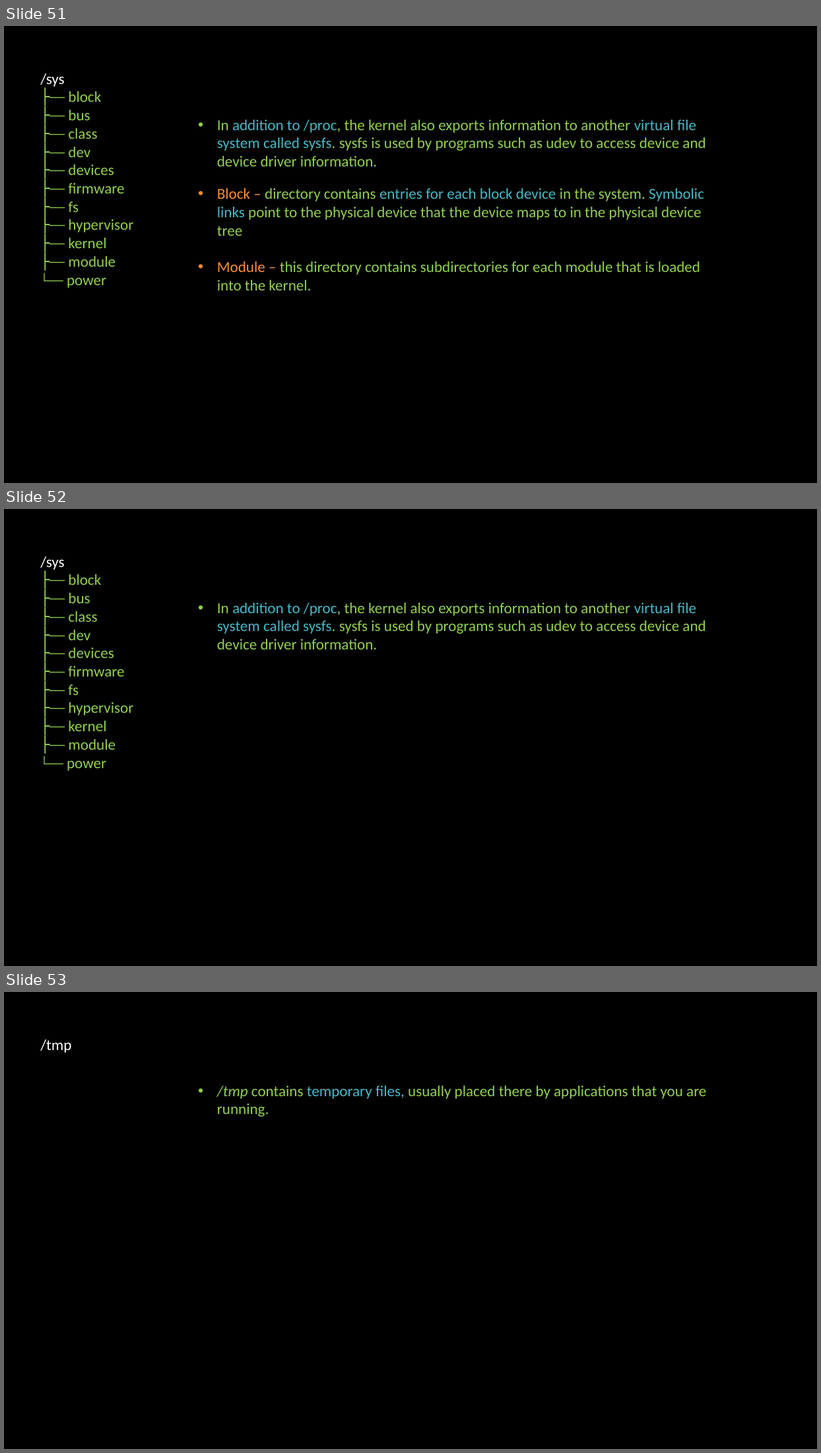
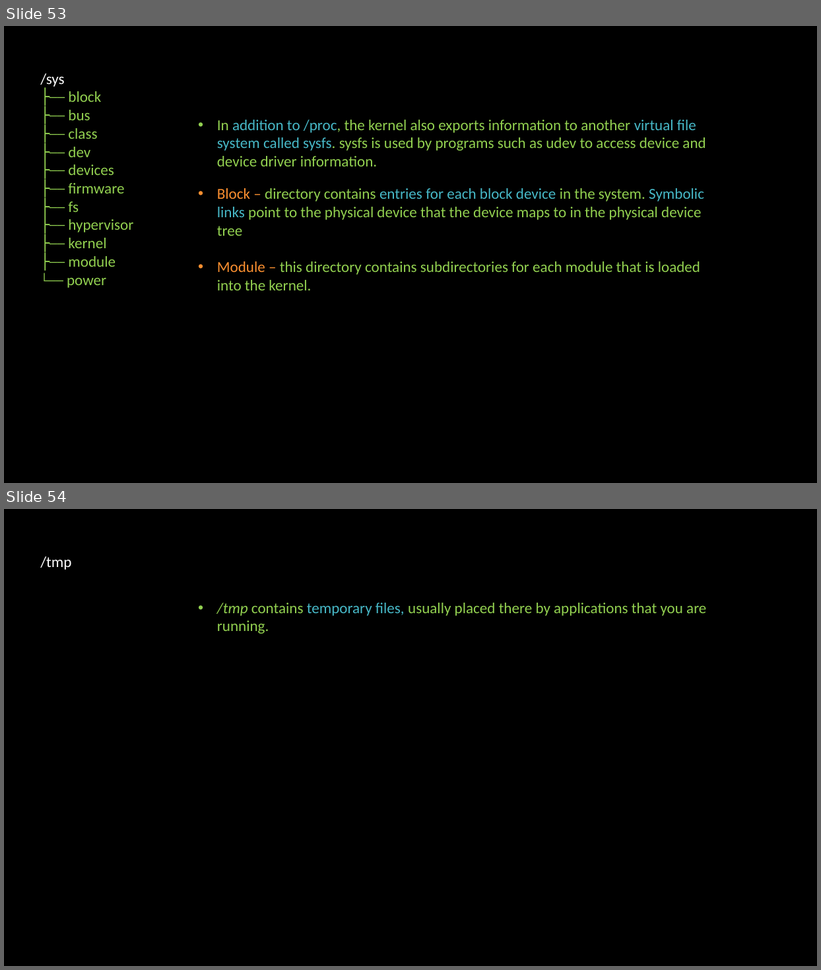
Before and after one commit to linuxfestival/introduction-to-linux-resources, a slide deck: PowerPoint/amirkabir_linux_festival.pptx. Shown one above the other, each under a label of ours: slides 51, 52 and 53 before the commit, slides 53 and 54 after it. The pictures are 821x1453 and 821x970 pixels, drawn with LibreOffice and Linux fonts; fonts in the diff are those of the drawing. Boxes give left, top, right and bottom in pixels: in the first picture for what was removed or moved away, otherwise in the second. Text is boxed around its words. In the diff, an @@ line names an element or a change of style, - is before the commit and + after.

```diff
--- a/PowerPoint/amirkabir_linux_festival.pptx
+++ b/PowerPoint/amirkabir_linux_festival.pptx
@@ slide 52 removed at (4,509,817,966), background #000000 @@
@@ text removed at (40,557,133,771) @@
-/sys
-├── block
-├── bus
-├── class
-├── dev
-├── devices
-├── firmware
-├── fs
-├── hypervisor
-├── kernel
-├── module
-└── power
@@ text removed at (217,603,706,650) @@
-• In addition to /proc, the kernel also exports information to another virtual file system called sysfs. sysfs is used by programs such as udev to access device and device driver information.
@@ what was slide 51 is now slide 53 @@
@@ what was slide 53 is now slide 54 @@
```
Also in this commit, not shown: 2 slides added.
